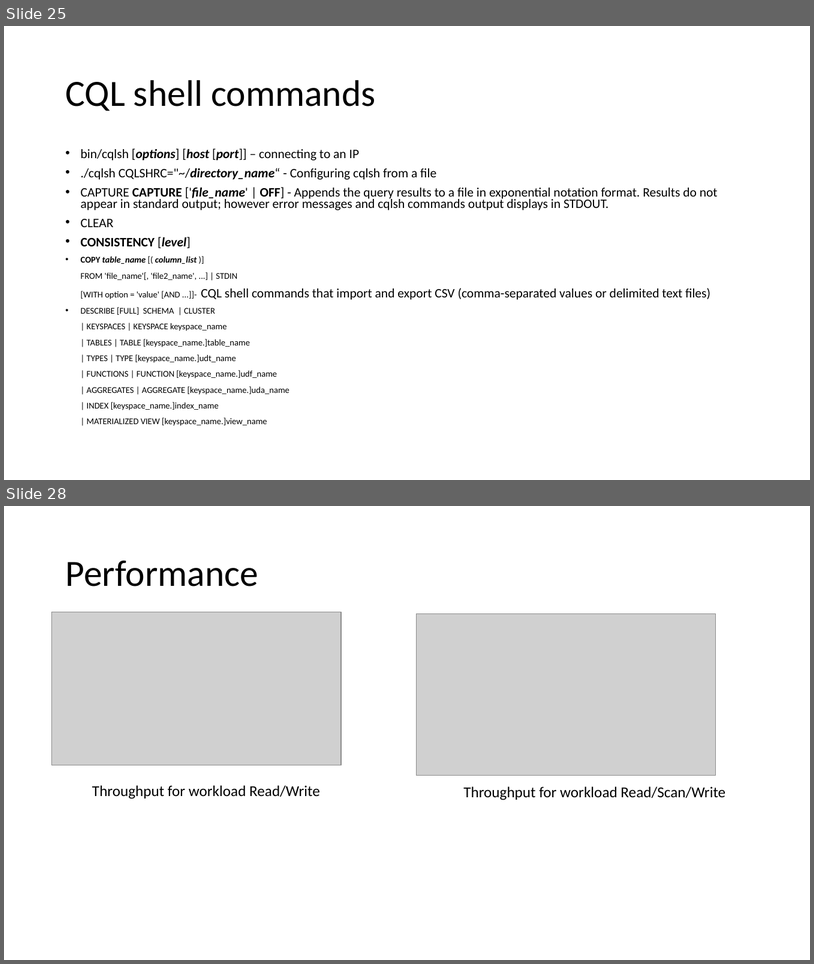
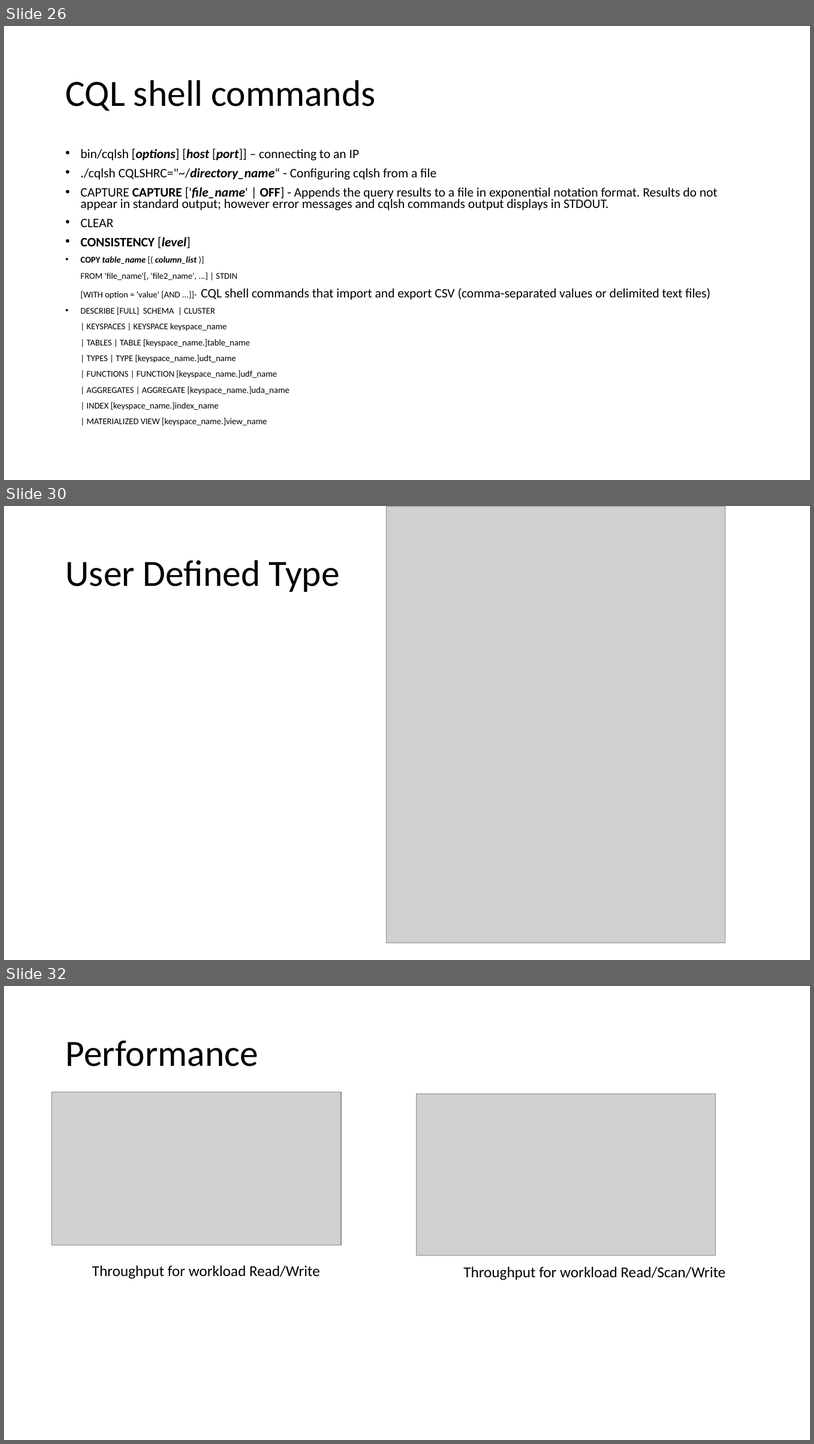
Before and after one commit to rhythmdd/cs3600, a slide deck: Presentation 1 (1).pptx. Shown one above the other, each under a label of ours: slides 25 and 28 before the commit, slides 26, 30 and 32 after it; the slides between them are not shown. The pictures are 814x964 and 814x1444 pixels, drawn with LibreOffice and Linux fonts; fonts in the diff are those of the drawing; grey boxes stand for pictures. Boxes give left, top, right and bottom in pixels: in the first picture for what was removed or moved away, otherwise in the second. Text is boxed around its words. In the diff, an @@ line names an element or a change of style, - is before the commit and + after.

```diff
--- a/Presentation 1 (1).pptx
+++ b/Presentation 1 (1).pptx
@@ slide 30 added at [4,506,810,960], background #FFFFFF @@
@@ picture added at [386,506,725,943] @@
@@ title added at [65,560,340,592], 44 pt, text #000000 @@
+User Defined Type
@@ what was slide 25 is now slide 26 @@
@@ what was slide 28 is now slide 32 @@
```
Also in this commit, not shown: 2 slides changed, 3 other slides added.
